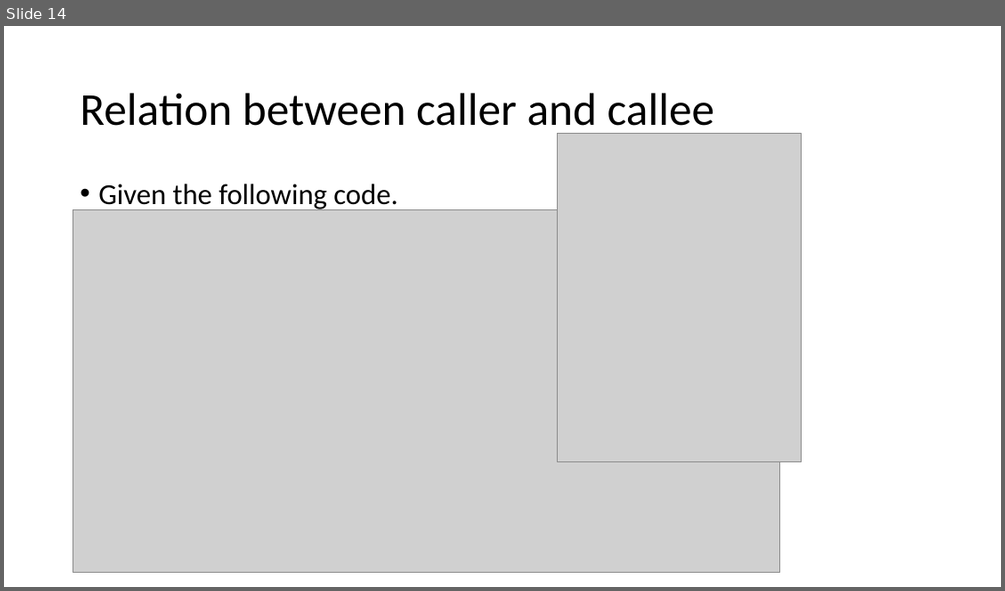
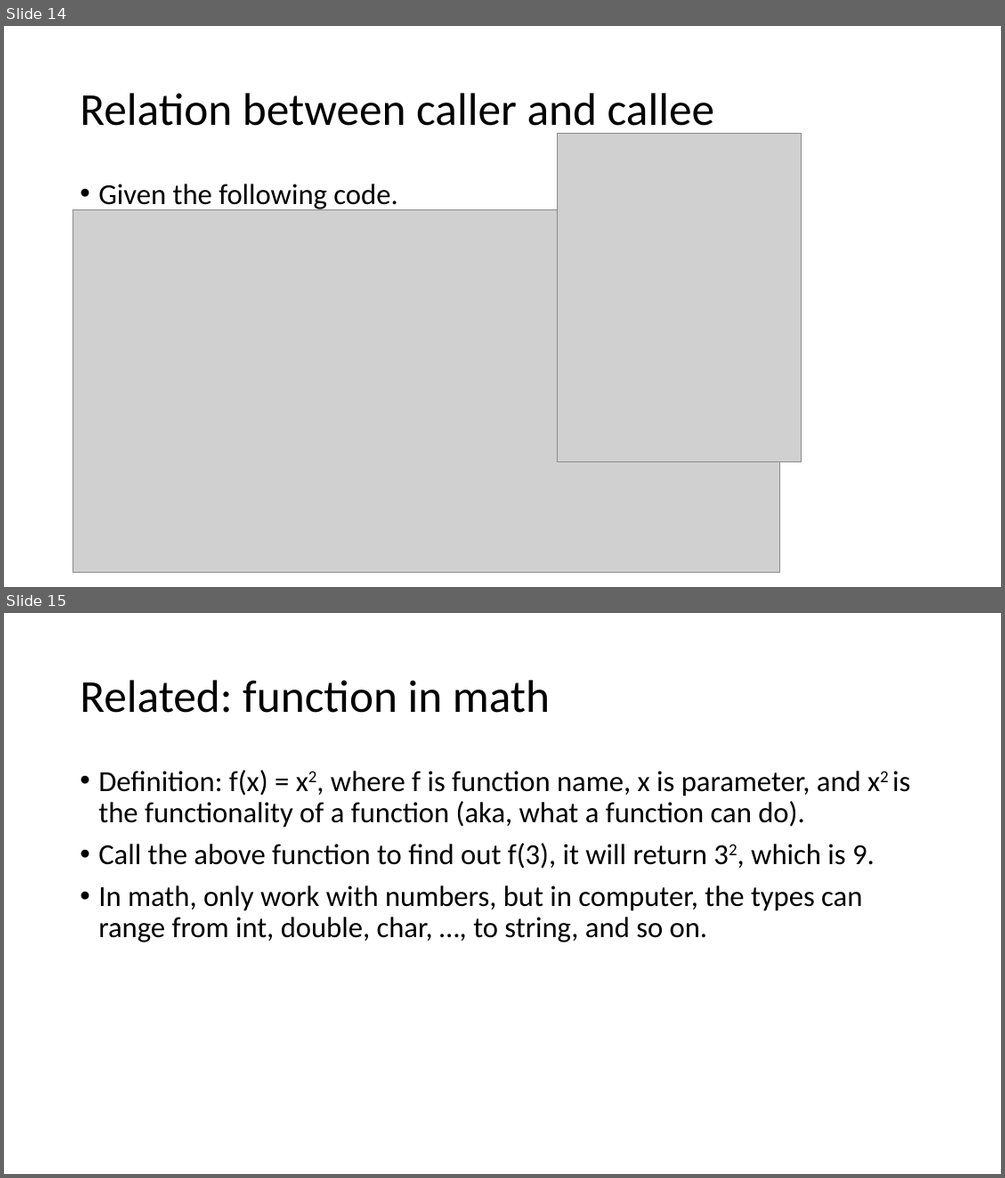
Before and after one commit to tong-yee/tong-yee.github.io, a slide deck: 135/slides/ch05/call_method.pptx. Shown one above the other, each under a label of ours: slide 14 before the commit, slides 14 and 15 after it. The pictures are 1005x591 and 1005x1178 pixels, drawn with LibreOffice and Linux fonts; fonts in the diff are those of the drawing; grey boxes stand for pictures. Boxes give left, top, right and bottom in pixels: in the first picture for what was removed or moved away, otherwise in the second. Text is boxed around its words. In the diff, an @@ line names an element or a change of style, - is before the commit and + after.

```diff
--- a/135/slides/ch05/call_method.pptx
+++ b/135/slides/ch05/call_method.pptx
@@ slide 15 added at (x1=4, y1=613, x2=1001, y2=1174), background #FFFFFF @@
@@ title added at (x1=80, y1=680, x2=550, y2=713), 44 pt, text #000000 @@
+Related: function in math
@@ text added at (x1=98, y1=770, x2=910, y2=942), 28 pt, text #000000 @@
+• Definition: f(x) = x2, where f is function name, x is parameter, and x2 is the functionality of a function (aka, what a function can do).
+• Call the above function to find out f(3), it will return 32, which is 9.
+• In math, only work with numbers, but in computer, the types can range from int, double, char, …, to string, and so on.
```
Also in this commit, not shown: 1 other slide added, 42 other files.
